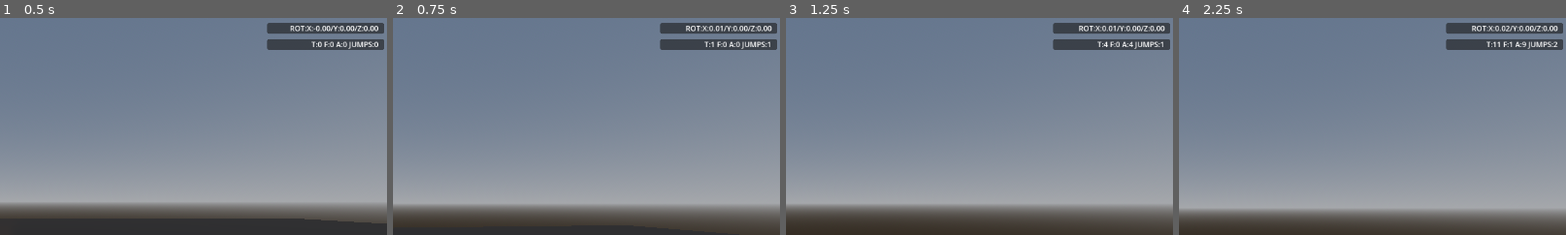
Above: before the commit, frames 1-4 (left to right).
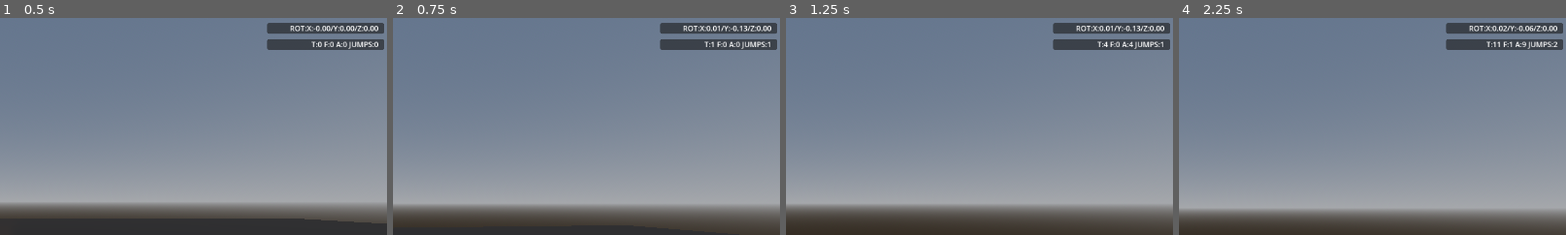
Above: after the commit, the same moments.

Repository: revooms/untitled-template-project
Game: Godot game, scene res://scenes/main.tscn
Same seed, same stepped clock (60 frames per second), same inputs: the game is played once before the commit and once after it.
Inputs (mouse positions are % of the whole screen's width and height, from its top left):
- Up to frame 1 (0.5 s): no input
- Up to frame 2 (0.75 s): tap Enter at 0.5 s; move the mouse to (55, 50) at 0.52 s; hold W (move_forwards) from 0.53 s (still down); tap Space (jump) at 0.6 s
- Up to frame 3 (1.25 s): keep holding W (move_forwards); tap Space (jump) at 0.77, 1.07 s
- Up to frame 4 (2.25 s): keep holding W (move_forwards); move the mouse to (45, 50) at 1.27 s; tap Space (jump) at 1.35, 1.52, 1.82, 2.1 s; move the mouse to (52, 48) at 2.02 s
The pictures show only the part of the screen within x 50-99%, y 8-58%; the shares and areas given below are measured in that part.

Frame 1 is identical in both runs. In frame 2, 0.4% of the frame differs, in the area x 74-98%, y 3-7%; in frame 3, 0.4%; in frame 4, 0.4%.

Commit message:
Add saving/loading of player data

Diff:
--- a/globals/game.gd
+++ b/globals/game.gd
@@ -1,5 +1,4 @@
 extends Node
-
 
 @export var author: String = "IkoTikashi"
 @export var date_begin: String = "2025-06-07"
@@ -12,10 +11,6 @@
 	title = ProjectSettings.get_setting("application/config/name")
 	set_warmup()
 	Logger.out(self, "Ready")
-	#Logger.out(self, "foo bar")
-	#Logger.info(self, "foo bar")
-	#Logger.warning(self, "foo bar")
-	#Logger.danger(self, "foo bar")
 
 func set_state(newstate: Enums.GameState) -> void:
 	state = newstate
@@ -51,7 +46,9 @@
 
 func QuitApplication() -> void:
 	set_shutdown()
-	#GameSave.debug_print_saved_data()
 	GameSave.save_player_data()
+	get_tree().quit()
 
-	get_tree().quit()
+func get_player() -> Node3D:
+	var player_data = get_tree().get_nodes_in_group("Players")[0]
+	return player_data
--- a/globals/game_save.gd
+++ b/globals/game_save.gd
@@ -1,20 +1,20 @@
 extends Node
 
-
-var thePlayer
 var player_data
-
-var save_file_path = "user://player_data.save"
-var save_keys = ["distance_travelled", "distance_travelled_on_floor", "distance_travelled_in_air", "times_jumped"]
+var save_file_path
+var save_keys
+
+var max_backups := 5  # Anzahl der maximalen Sicherungen, kann angepasst werden
 
 func _ready():
-	thePlayer = get_tree().get_nodes_in_group("Players")[0]
-	player_data = thePlayer
+	player_data = Game.get_player()
+	save_file_path = player_data["save_file_path"]
+	save_keys = player_data["save_keys"]
 	# Beim Start: Daten laden oder Standarddaten verwenden
 	if load_player_data():
-		print("Daten geladen:", player_data)
+		Logger.out(self, "Daten geladen: %s"% player_data)
 	else:
-		print("Keine gespeicherten Daten gefunden, Standarddaten werden genutzt.")
+		Logger.out(self, "Keine gespeicherten Daten gefunden, Standarddaten werden genutzt.")
 
 func _notification(what):
 	if what == NOTIFICATION_WM_CLOSE_REQUEST:
@@ -144,26 +144,27 @@
 			file.close()
 			return false
 		set(key, loaded_value)
-		thePlayer[key] = loaded_value
+		player_data[key] = loaded_value
 
 	file.close()
-	print("Spielerdaten geladen.")
+	Logger.out(self, "Spielerdaten geladen.")
 	return true
 
 func save_player_data():
+	backup_save_file()  # Sicherung vor dem Überschreiben erstellen
+
 	var file = FileAccess.open(save_file_path, FileAccess.WRITE)
 	if not file:
 		push_error("Speichern: Datei konnte nicht geöffnet werden.")
 		return
 	for key in save_keys:
 		#var value = get(key)
-		var value = thePlayer[key]
+		var value = player_data[key]
 		var err = _save_value(file, value)
 		if err != OK:
 			push_error("Speichern: Fehler beim Speichern von '%s'" % key)
 	file.close()
-	print("Spielerdaten gespeichert.")
-
+	Logger.out(self, "Spielerdaten gespeichert.")
 
 func debug_print_saved_data():
 	if not FileAccess.file_exists(save_file_path):
@@ -189,3 +190,34 @@
 		print(key, ":", loaded_value)
 
 	file.close()
+
+func backup_save_file():
+	if not FileAccess.file_exists(save_file_path):
+		return  # Keine Datei, nichts zu sichern
+
+	# Backup-Dateiname mit Datum/Uhrzeit
+	var date_str = Time.get_datetime_string_from_system(true).replace(":", "-").replace(" ", "_")
+	var backup_name = "user://player_data_%s.bak" % date_str
+
+	# Ursprüngliche Datei als Backup mit Zeitstempel speichern
+	DirAccess.rename_absolute(save_file_path, backup_name)
+
+	# Alte Backups aufräumen
+	var dir = DirAccess.open("user://")
+	if dir:
+		var backups = []
+		dir.list_dir_begin()
+		var file_name = dir.get_next()
+		while file_name != "":
+			if file_name.begins_with("player_data_") and file_name.ends_with(".bak"):
+				backups.append(file_name)
+			file_name = dir.get_next()
+		dir.list_dir_end()
+
+		# Nach Namen sortieren (älteste zuerst, weil Datumsnamen aufsteigend sortiert werden)
+		backups.sort()
+
+		# Wenn zu viele Backups vorhanden sind: älteste löschen
+		while backups.size() > max_backups:
+			var oldest = backups.pop_front()
+			DirAccess.remove_absolute("user://" + oldest)
--- a/project.godot
+++ b/project.godot
@@ -17,10 +17,10 @@
 
 [autoload]
 
+Game="*res://globals/game.gd"
 Enums="*res://globals/enums.gd"
 EventHub="*res://globals/event_hub.gd"
 Logger="*res://globals/logger.gd"
-Game="*res://globals/game.gd"
 GameCalendar="*res://globals/game_calendar.gd"
 GameSave="*res://globals/game_save.gd"
 
@@ -60,3 +60,8 @@
 "events": [Object(InputEventKey,"resource_local_to_scene":false,"resource_name":"","device":-1,"window_id":0,"alt_press …(195 unchanged characters)…
 ]
 }
+pause={
+"deadzone": 0.2,
+"events": [Object(InputEventKey,"resource_local_to_scene":false,"resource_name":"","device":-1,"window_id":0,"alt_pressed":false,"shift_pressed":false,"ctrl_pressed":false,"meta_pressed":false,"pressed":false,"keycode":0,"physical_keycode":4194305,"key_label":0,"unicode":0,"location":0,"echo":false,"script":null)
+]
+}
--- a/scripts/main.gd
+++ b/scripts/main.gd
@@ -4,10 +4,11 @@
 
 # Called when the node enters the scene tree for the first time.
 func _ready() -> void:
-	print("Main ready")
+	Logger.out(self, "Ready")
 	ui.fadeScreenIn()
 
 # Called every frame. 'delta' is the elapsed time since the previous frame.
 func _process(_delta: float) -> void:
-	if (Input.is_key_pressed(KEY_ESCAPE)):
+	#if (Input.is_key_pressed(KEY_ESCAPE)):
+	if (Input.is_action_just_pressed("pause")):
 		Game.set_paused()
--- a/scripts/player.gd
+++ b/scripts/player.gd
@@ -1,6 +1,7 @@
 extends CharacterBody3D
 
 @export var speed: float = 5.5
+@export var speed_sprint: float = 8.2
 @export var jump_velocity: float = 6.5
 @export var mouse_sensitivity = 0.002
 
@@ -9,11 +10,17 @@
 var distance_travelled_on_floor: float = 0.0
 var distance_travelled_in_air: float = 0.0
 var times_jumped: int = 0
+var first_start_date: String
+
+var save_file_path = "user://player_data.save"
+var save_keys = ["distance_travelled", "distance_travelled_on_floor", "distance_travelled_in_air", "times_jumped", "first_start_date"]
 
 @onready var camera_3d: Camera3D = $CameraPivot/CameraArm/Camera3D
 
 func _ready():
 	last_position = global_position
+	if first_start_date == null:
+		first_start_date = Time.get_datetime_string_from_system(true)
 
 func _physics_process(delta: float) -> void:
 	# Add the gravity.
@@ -36,7 +43,6 @@
 	last_position = current_position
 
 	# Get the input direction and handle the movement/deceleration.
-	# As good practice, you should replace UI actions with custom gameplay actions.
 	var input_dir := Input.get_vector("move_left", "move_right", "move_forwards", "move_backwards")
 	var direction := (transform.basis * Vector3(input_dir.x, 0, input_dir.y)).normalized()
 	if direction:
--- a/scripts/ui.gd
+++ b/scripts/ui.gd
@@ -45,12 +45,12 @@
 func paint_player_view() -> void:
 	#var thePlayer = get_tree().get_nodes_in_group("Players")[0]
 	var currentCamera = get_viewport().get_camera_3d()
-	var output_text = "ROT:X:%.2f/Y:%.2f/Z:%.2f" % [currentCamera.rotation.x, currentCamera.rotation.y, currentCamera.rotation.z]
+	var cameraPivot = currentCamera.get_parent_node_3d().get_parent_node_3d().get_parent_node_3d()
+	var output_text = "ROT:X:%.2f/Y:%.2f/Z:%.2f" % [currentCamera.rotation.x, cameraPivot.rotation.y, cameraPivot.rotation.z]
 	label_player_view.text = output_text
 
 func paint_player_info() -> void:
 	var thePlayer = get_tree().get_nodes_in_group("Players")[0]
-	#var currentCamera = get_viewport().get_camera_3d()
 	var output_text = "T:%d F:%d A:%d JUMPS:%d" % [thePlayer.distance_travelled, thePlayer.distance_travelled_on_floor, thePlayer.distance_travelled_in_air, thePlayer.times_jumped]
 	label_player_info.text = output_text
 
